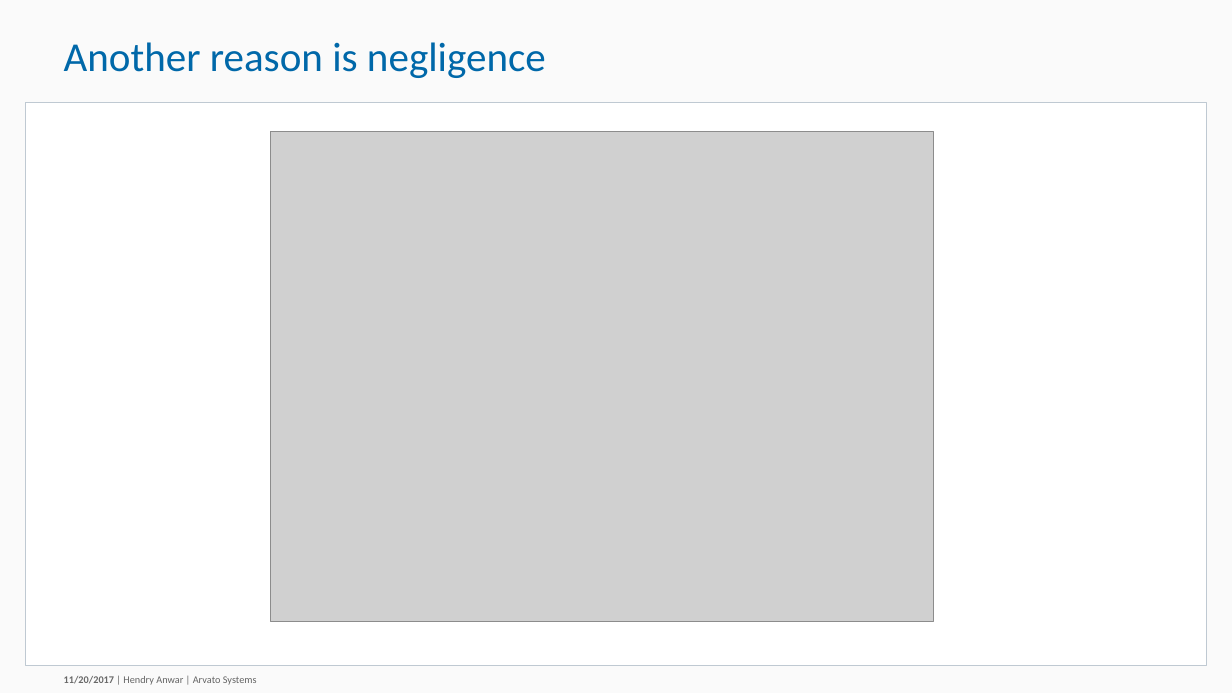
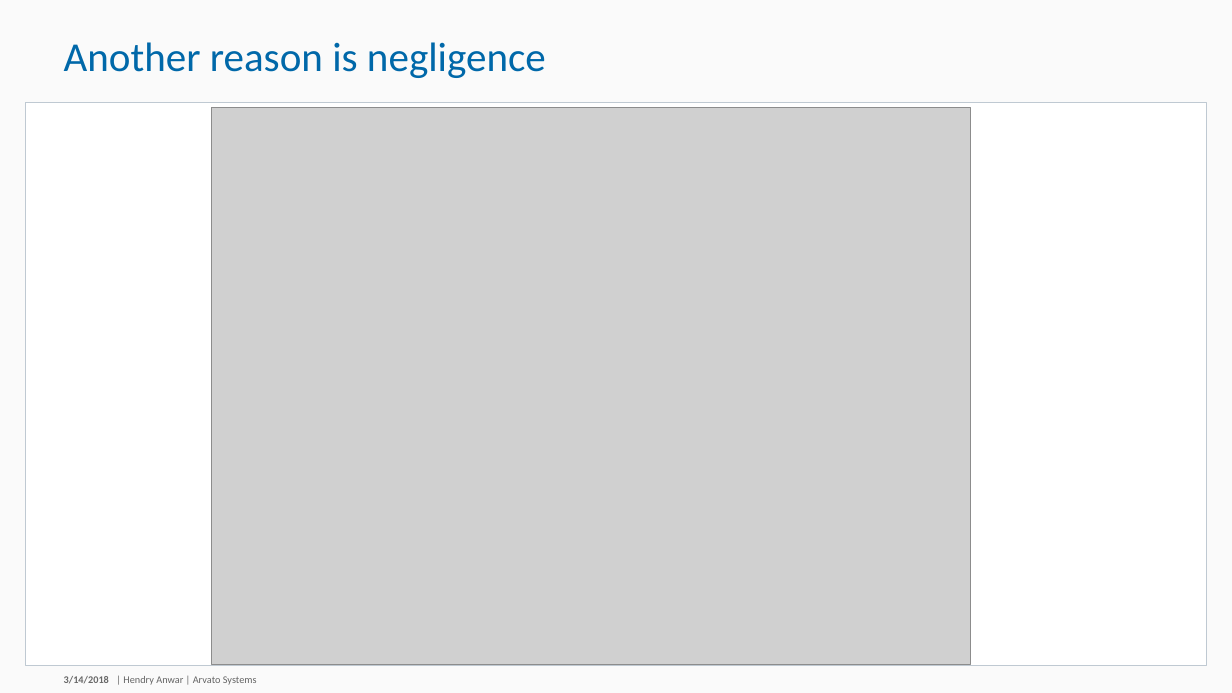
Before and after one commit to hendryanw/devcon-secure-access-keyvault-secrets, a slide deck: slide 5 of Securely Access Secrets within Azure Key Vault.pptx. Drawn at 1232x693 pixels with LibreOffice and Linux fonts; fonts in the diff are those of the drawing; grey boxes stand for pictures; background and template pictures are left out. Boxes give left, top, right and bottom in pixels: in the first picture for what was removed or moved away, otherwise in the second. Text is boxed around its words. In the diff, an @@ line names an element or a change of style, - is before the commit and + after.

```diff
--- a/Securely Access Secrets within Azure Key Vault.pptx
+++ b/Securely Access Secrets within Azure Key Vault.pptx
@@ picture: place and size @@
-picture at <box>271,131,933,622</box>
+picture at <box>211,107,971,664</box>
@@ text at <box>64,676,109,684</box>: text changed @@
-11/20/2017
+3/14/2018
```
Also in this commit, not shown: 8 other slides changed, 3 slides added, 5 slides removed, 2 other files.
